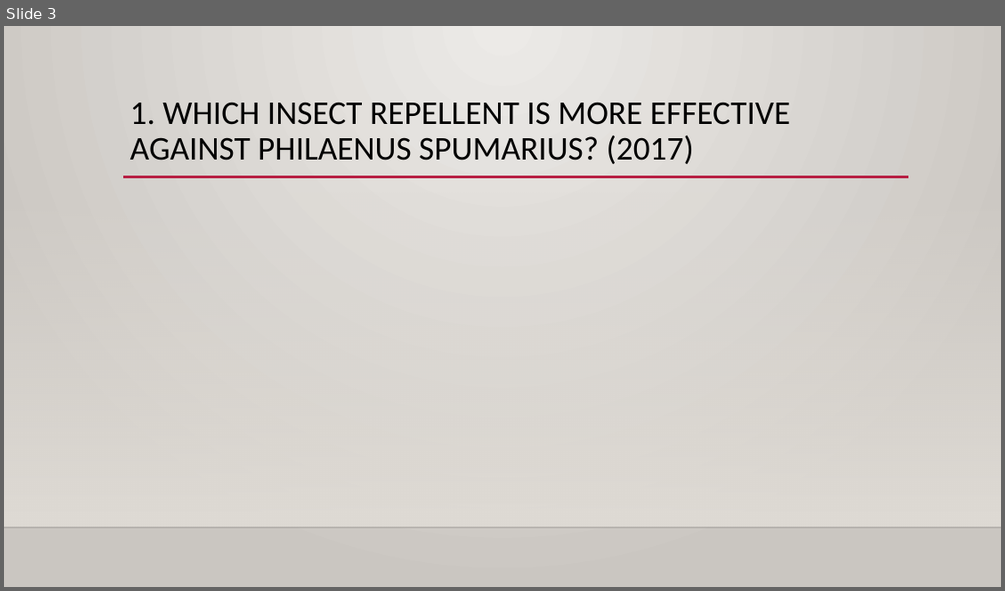
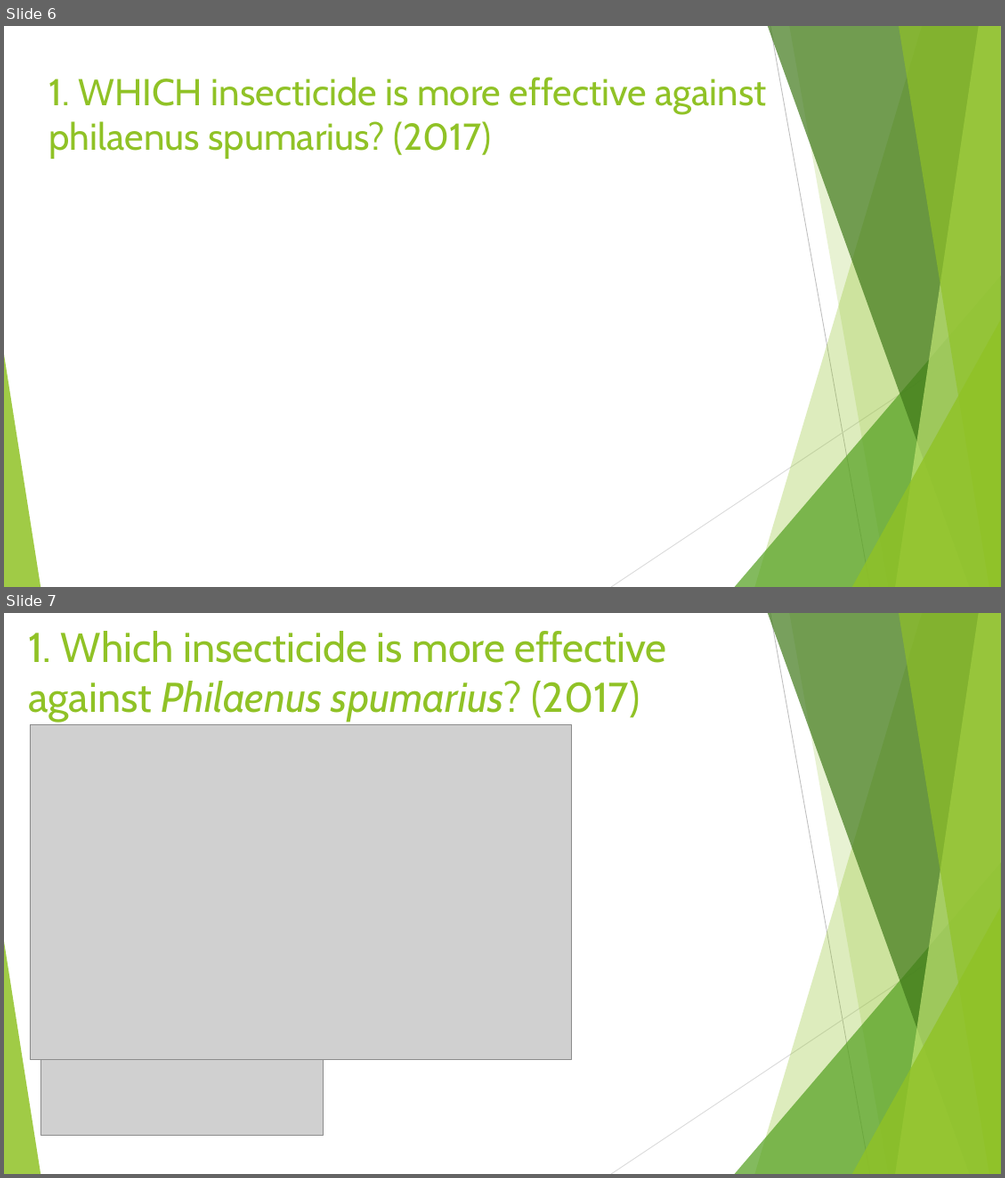
Before and after one commit to dvalher00/PracticasLabBio, a slide deck: Actividad 3 (INSECTICIDAS EN ÁRBOLES)/PRESENTATION EFFICACY TREATMENT - DAVID VALCÁRCEL.pptx. Shown one above the other, each under a label of ours: slide 3 before the commit, slides 6 and 7 after it. The pictures are 1005x591 and 1005x1178 pixels, drawn with LibreOffice and Linux fonts; fonts in the diff are those of the drawing; grey boxes stand for pictures; background and template pictures are left out. Boxes give left, top, right and bottom in pixels: in the first picture for what was removed or moved away, otherwise in the second. Text is boxed around its words. In the diff, an @@ line names an element or a change of style, - is before the commit and + after.

```diff
--- a/Actividad 3 (INSECTICIDAS EN ÁRBOLES)/PRESENTATION EFFICACY TREATMENT - DAVID VALCÁRCEL.pptx
+++ b/Actividad 3 (INSECTICIDAS EN ÁRBOLES)/PRESENTATION EFFICACY TREATMENT - DAVID VALCÁRCEL.pptx
@@ slide 7 added at [4, 613, 1001, 1174], background #FFFFFF; not listed: 10 template elements that a slide beside it also shows @@
@@ title added at [28, 631, 666, 722], 40 pt, text #90C226 @@
+1. Which insecticide is more effective against Philaenus spumarius? (2017)
@@ picture added at [30, 725, 572, 1060] @@
@@ picture added at [40, 1060, 324, 1135] @@
@@ what was slide 3 is now slide 6 @@
@@ slide 6 changed as well @@
@@ background gradient #ECEAE7 to #CAC7C1 to #FFFFFF @@
@@ title at [48, 77, 767, 159]: text changed; size 32 to 36 pt; font Calibri to Cabin; text colour #000000 to #90C226 @@
-1. WHICH INSECT REPELLENT IS MORE EFFECTIVE AGAINST PHILAENUS SPUMARIUS? (2017)
+1. WHICH insecticide is more effective against philaenus spumarius? (2017)
@@ line removed from (123, 177) to (909, 177) @@
@@ rectangle removed at [4, 192, 1001, 527] @@
@@ group added at [4, 26, 1001, 587]: 5 freeform shapes, 3 triangles, 2 lines @@
@@ line removed from (4, 527) to (1001, 527) @@
```
Also in this commit, not shown: 3 other slides changed, 7 other slides added, 2 slides removed, 52 other files.
